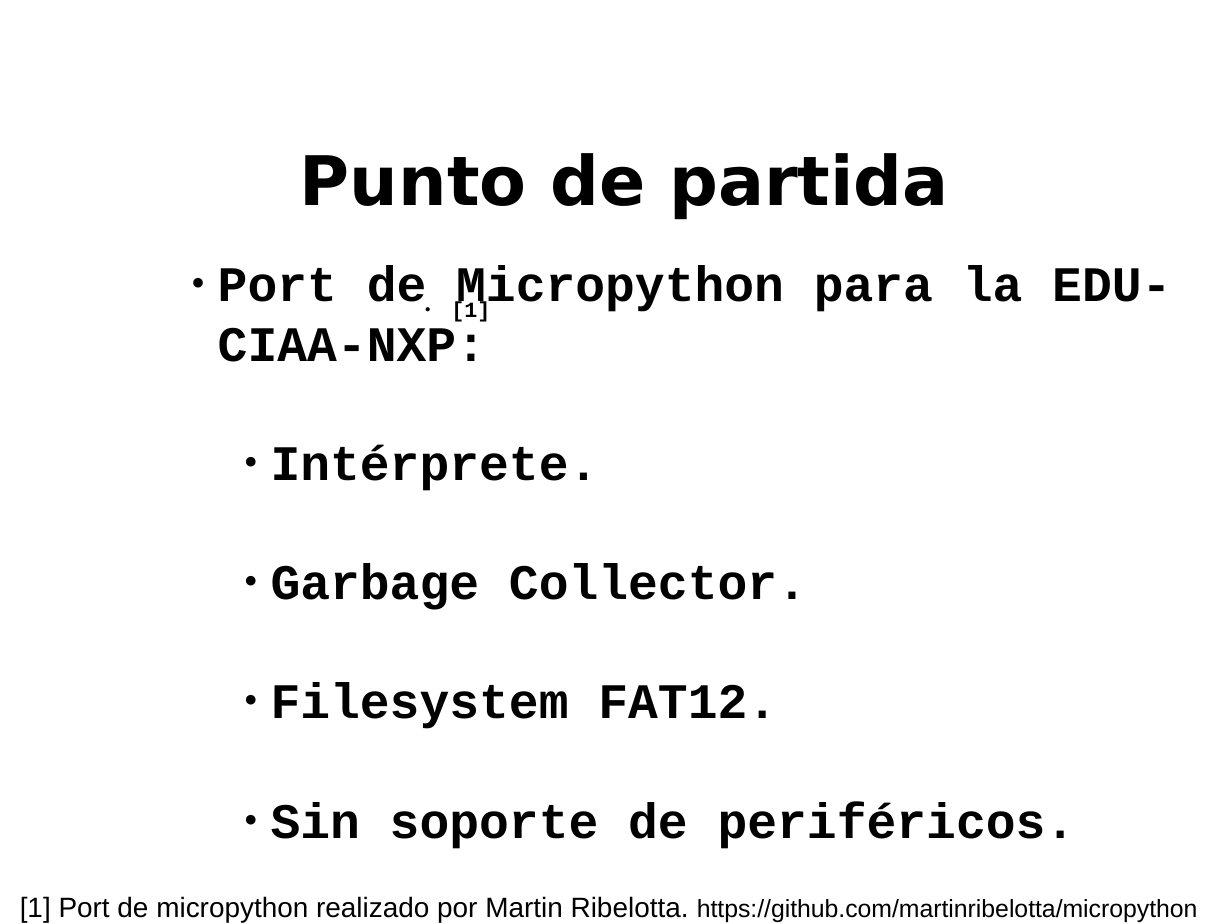
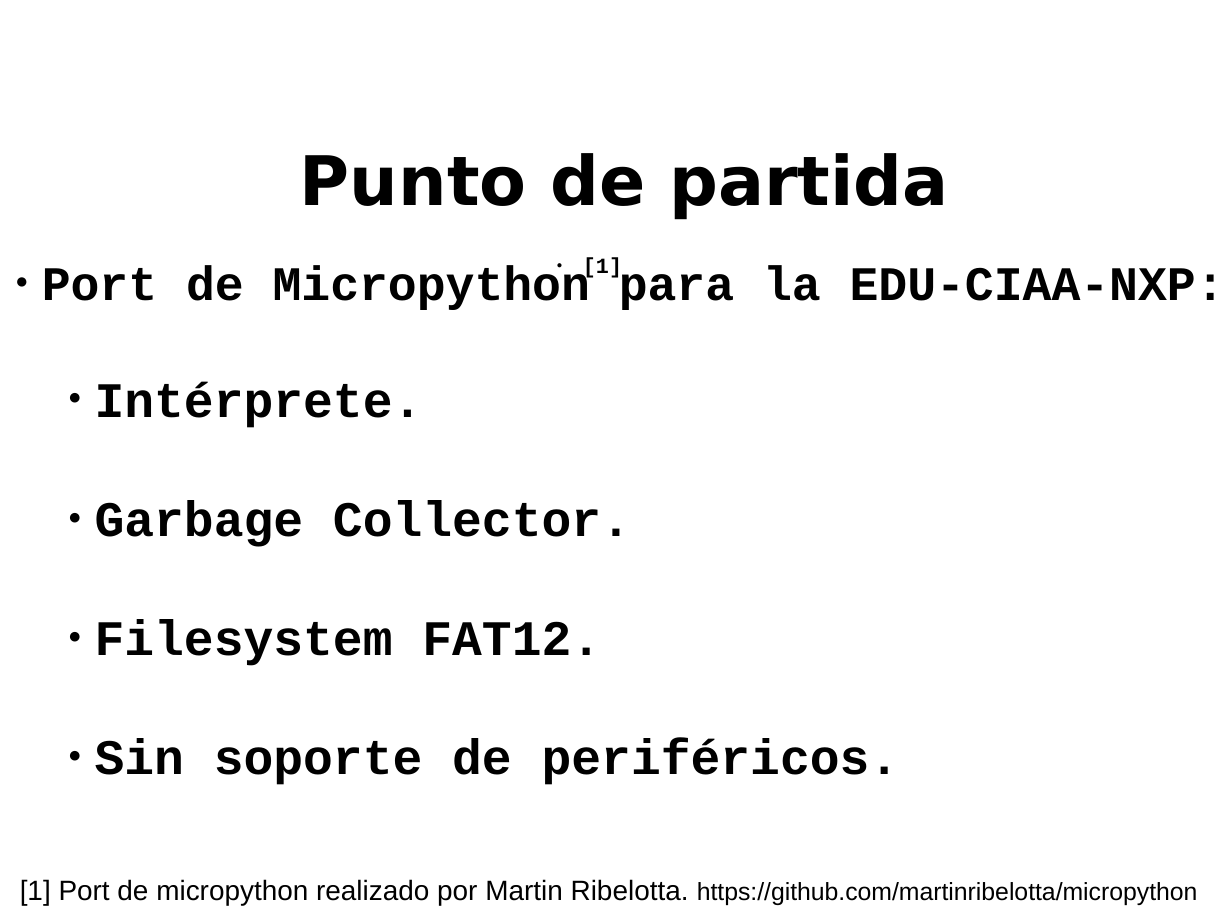
Before and after one commit to ernesto-g/tpfinalcese, a slide deck: slide 14 of presentacion/presentacion_v1.odp. Drawn at 1232x924 pixels with LibreOffice and Linux fonts; fonts in the diff are those of the drawing; background and template pictures are left out. Boxes give left, top, right and bottom in pixels: in the first picture for what was removed or moved away, otherwise in the second. Text is boxed around its words. In the diff, an @@ line names an element or a change of style, - is before the commit and + after.

```diff
--- a/presentacion/presentacion_v1.odp
+++ b/presentacion/presentacion_v1.odp
@@ text "Port de Micropython para la ...": place and size @@
-text "Port de Micropython para la ..." at box(218, 265, 1171, 849)
+text "Port de Micropython para la ..." at box(42, 265, 1225, 785)
@@ text at box(42, 265, 1225, 310): size 32 to 31 pt in "Port de Micropython para la EDU-CIAA-NXP:" @@
@@ text "[1]": place and size @@
-text "[1]" at box(451, 302, 490, 322)
+text "[1]" at box(583, 258, 622, 281)
@@ text "[1] Port de micropython realizado ...": place and size @@
-text "[1] Port de micropython realizado ..." at box(20, 896, 1198, 923)
+text "[1] Port de micropython realizado ..." at box(20, 879, 1198, 905)
```
Also in this commit, not shown: 12 other slides changed, 2 slides added, 1 slide removed, 7 other files.
